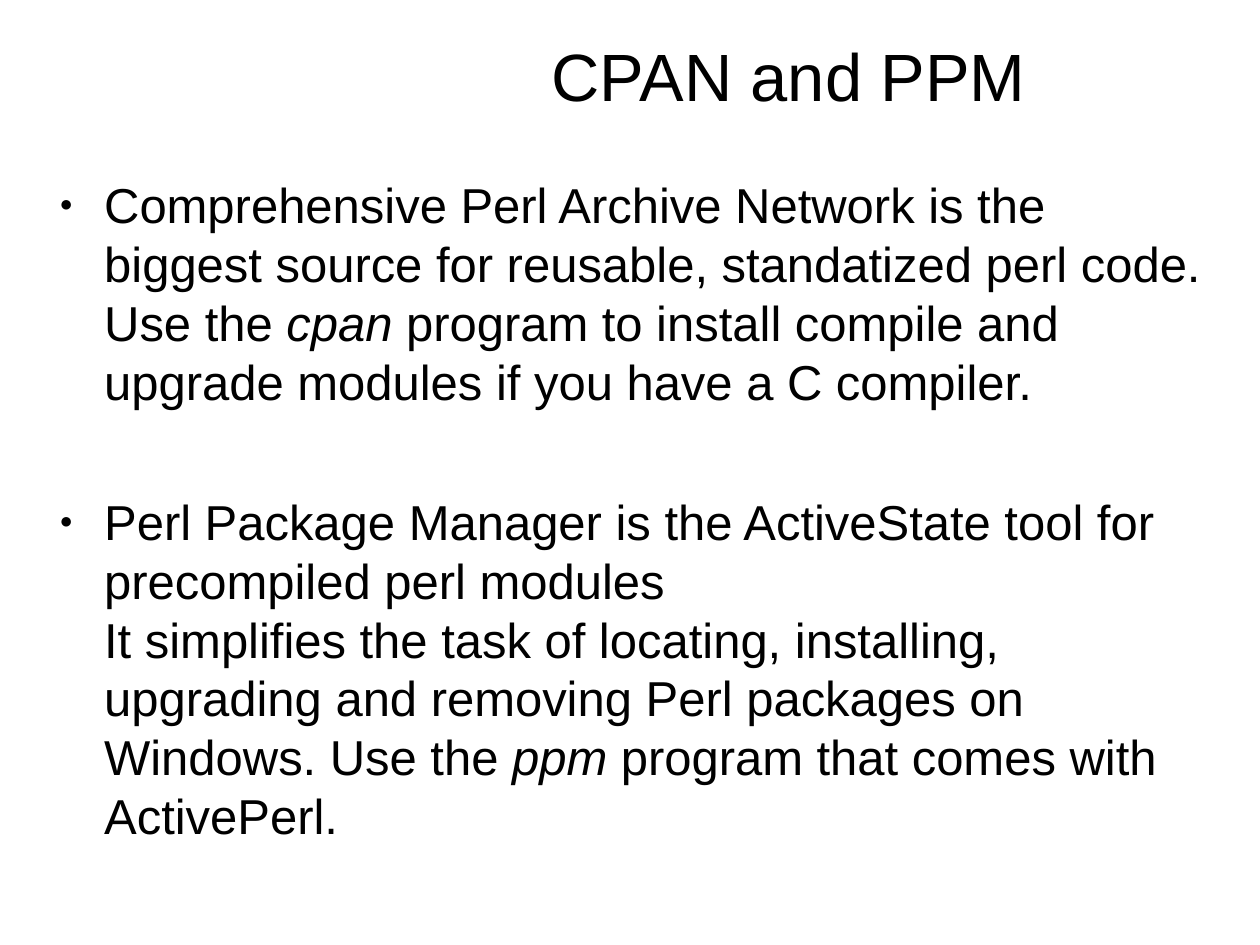
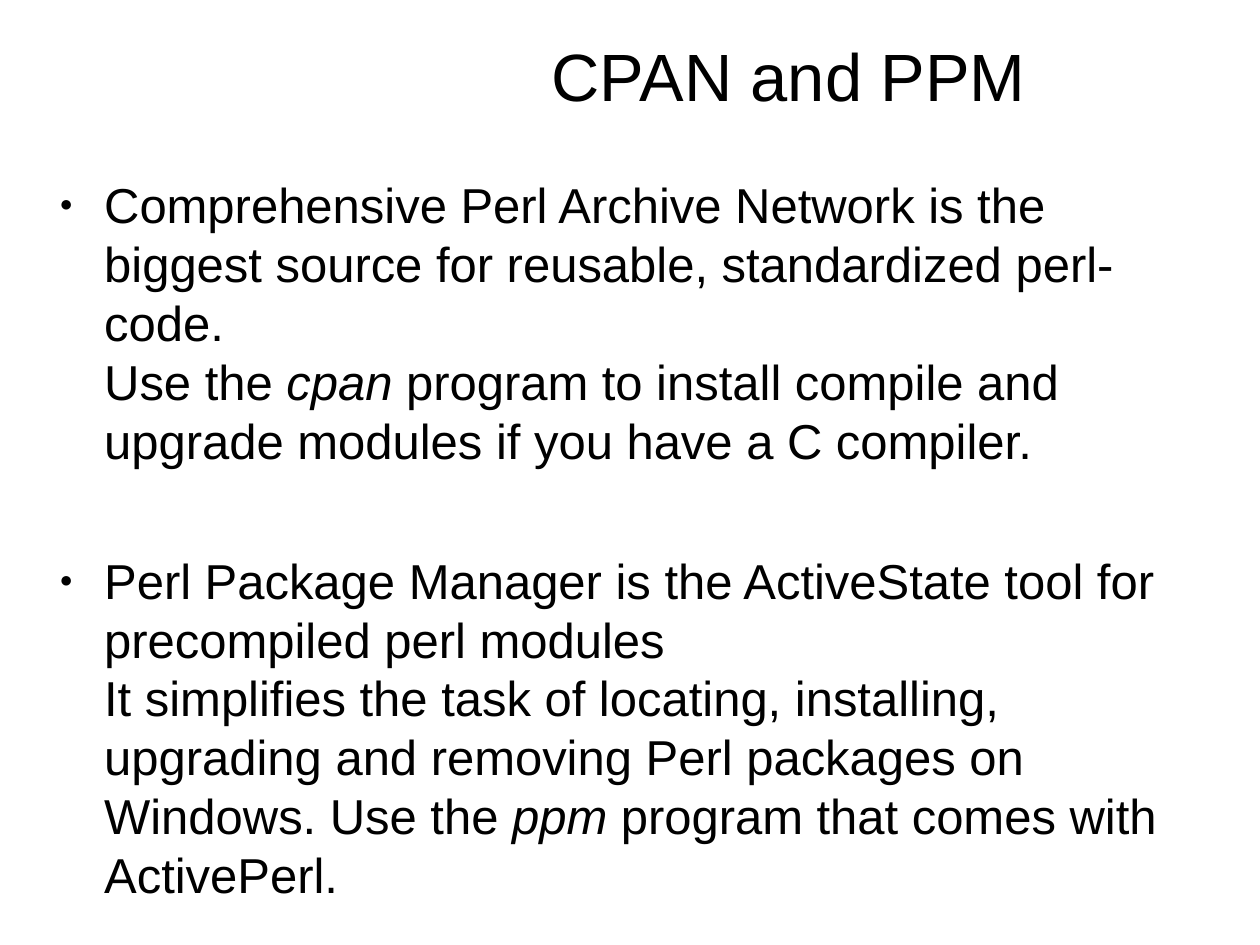
Before and after one commit to kberov/PerlProgrammingCourse, a slide deck: slide 16 of 01_intro.odp. Drawn at 1260x945 pixels with LibreOffice and Linux fonts; fonts in the diff are those of the drawing; background and template pictures are left out. Boxes give left, top, right and bottom in pixels: in the first picture for what was removed or moved away, otherwise in the second. Text is boxed around its words. In the diff, an @@ line names an element or a change of style, - is before the commit and + after.

```diff
--- a/01_intro.odp
+++ b/01_intro.odp
@@ text at (x1=104, y1=187, x2=1114, y2=469): text changed @@
-● Comprehensive Perl Archive Network is the biggest source for reusable, standatized perl code.
-  Use the cpan program to install compile and upgrade modules if you have a C compiler.
+● Comprehensive Perl Archive Network is the biggest source for reusable, standardized perl-code.
+  Use the cpan program to install compile and upgrade modules if you have a C compiler.
```
Also in this commit, not shown: 5 other slides changed, 1 other file.
